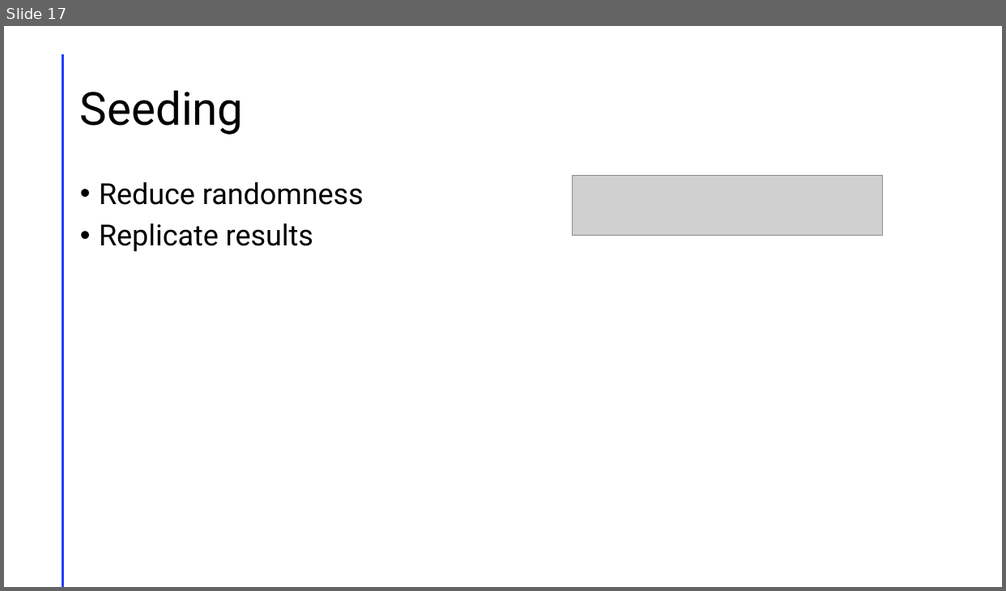
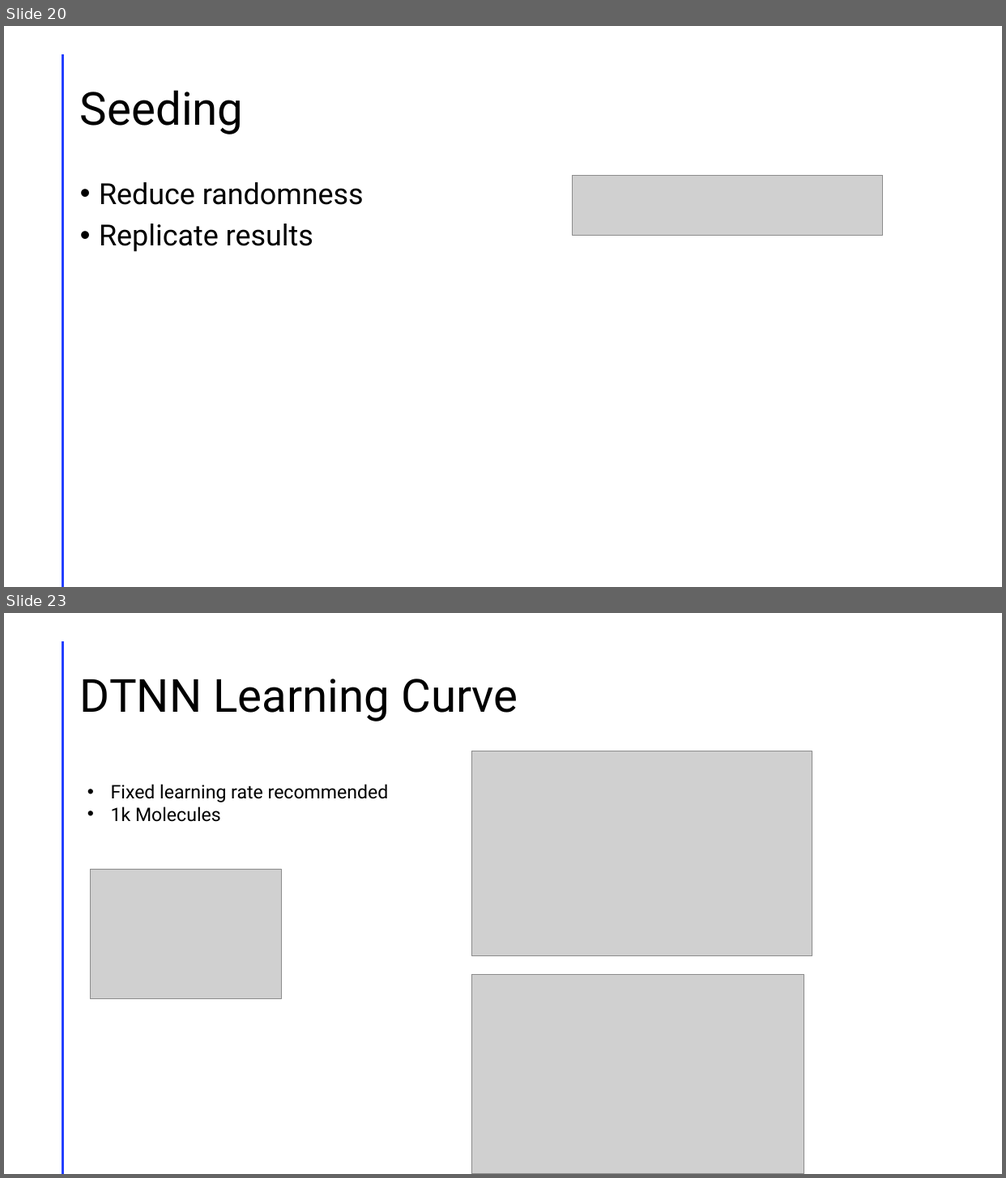
Before and after one commit to Ian-McCleary/chem-ml-research, a slide deck: Presentation1.pptm. Shown one above the other, each under a label of ours: slide 17 before the commit, slides 20 and 23 after it; the slides between them are not shown. The pictures are 1006x591 and 1006x1178 pixels, drawn with LibreOffice and Linux fonts; fonts in the diff are those of the drawing; grey boxes stand for pictures. Boxes give left, top, right and bottom in pixels: in the first picture for what was removed or moved away, otherwise in the second. Text is boxed around its words. In the diff, an @@ line names an element or a change of style, - is before the commit and + after.

```diff
--- a/Presentation1.pptm
+++ b/Presentation1.pptm
@@ slide 23 added at (4, 613, 1002, 1174), background #FFFFFF; not listed: 1 template element that a slide beside it also shows @@
@@ title added at (80, 679, 518, 722), 44 pt, text #000000 @@
+DTNN Learning Curve
@@ picture added at (471, 752, 812, 956) @@
@@ text added at (111, 784, 389, 822), 18 pt, text #000000 @@
+• Fixed learning rate recommended
+• 1k Molecules
@@ picture added at (90, 869, 281, 999) @@
@@ picture added at (471, 974, 803, 1174) @@
@@ what was slide 17 is now slide 20 @@
```
Also in this commit, not shown: 6 other slides added, 1 other file.
